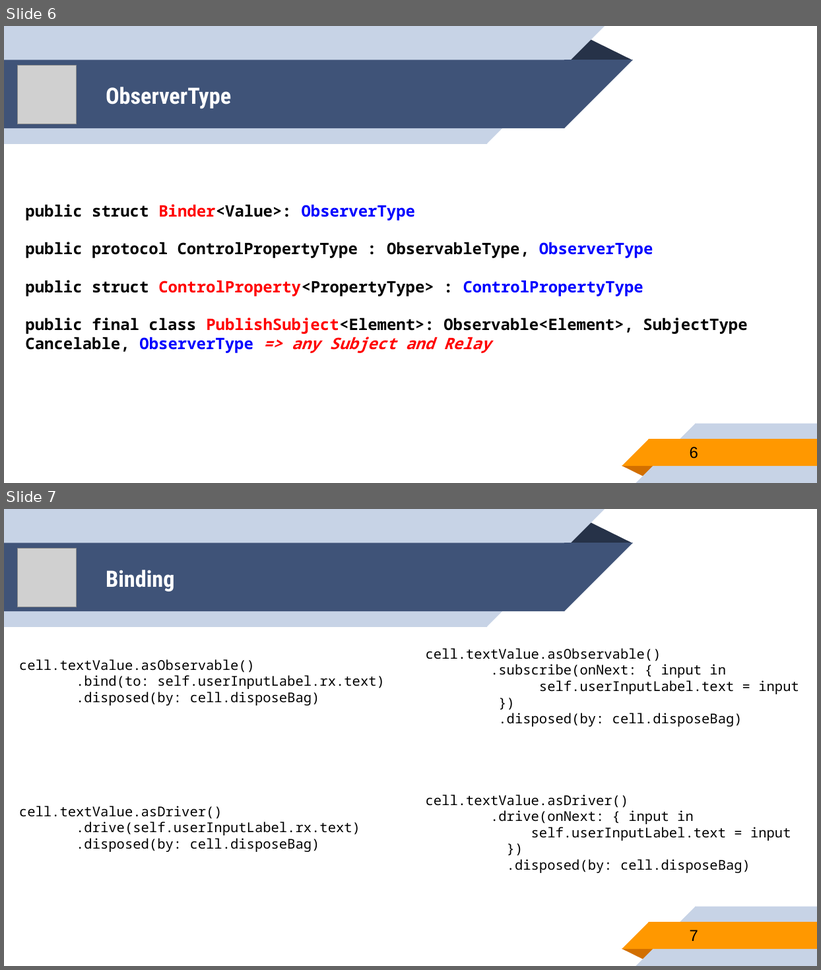
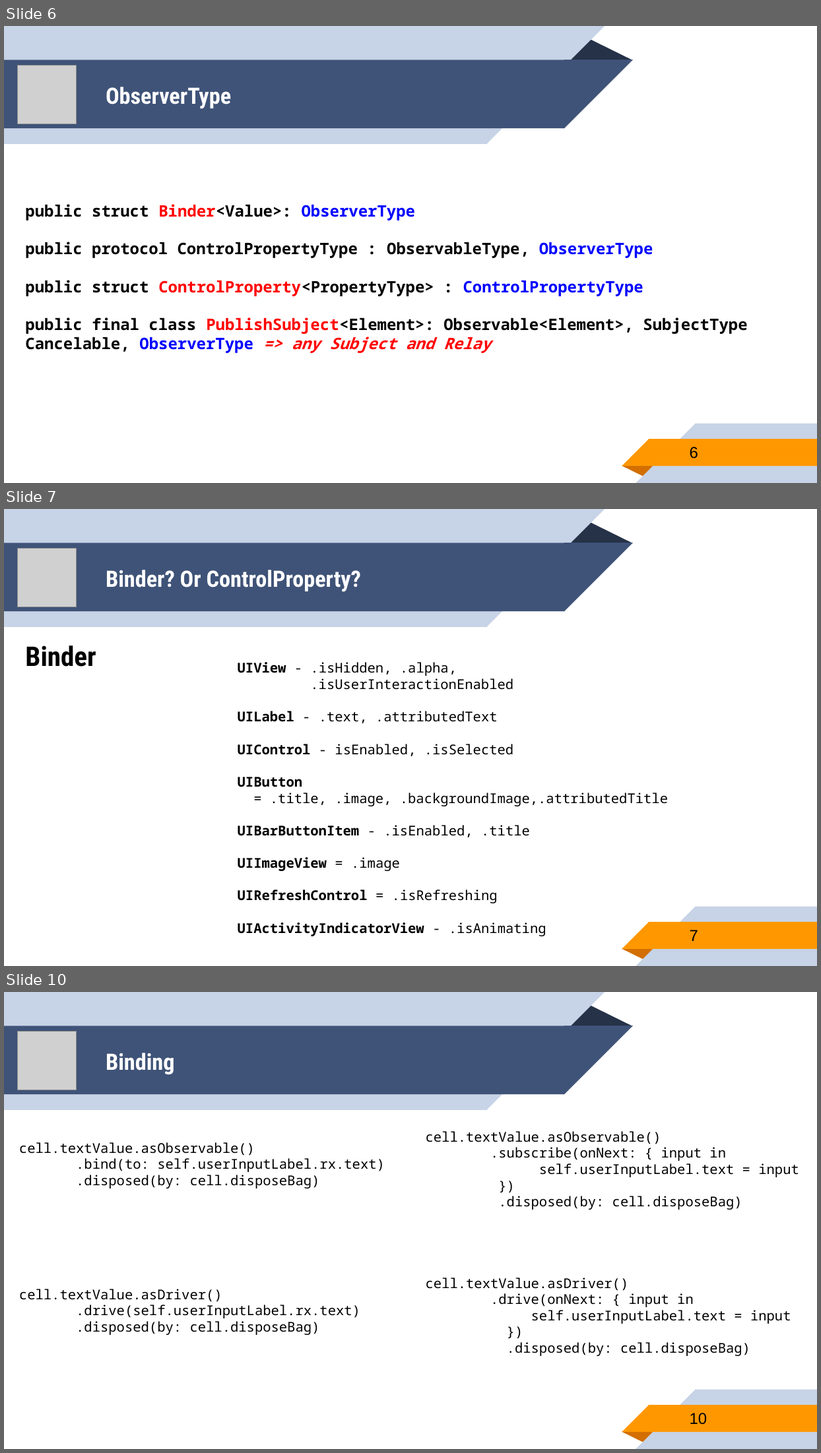
Before and after one commit to younghwankim/RxSwiftClass, a slide deck: AdvancedRxSwift/day4/AdvancedRxSwift4.pptx. Shown one above the other, each under a label of ours: slides 6 and 7 before the commit, slides 6, 7 and 10 after it; the slides between them are not shown. The pictures are 821x970 and 821x1453 pixels, drawn with LibreOffice and Linux fonts; fonts in the diff are those of the drawing; grey boxes stand for pictures. Boxes give left, top, right and bottom in pixels: in the first picture for what was removed or moved away, otherwise in the second. Text is boxed around its words. In the diff, an @@ line names an element or a change of style, - is before the commit and + after.

```diff
--- a/AdvancedRxSwift/day4/AdvancedRxSwift4.pptx
+++ b/AdvancedRxSwift/day4/AdvancedRxSwift4.pptx
@@ slide 7 added at [4,509,817,966], background #FFFFFF; not listed: 10 template elements that a slide beside it also shows @@
@@ picture added at [18,548,77,607] @@
@@ title added at [106,570,361,592], 20 pt, text #FFFFFF, bold @@
+Binder? Or ControlProperty?
@@ text added at [25,646,96,667], 24 pt, text #000000, bold @@
+Binder
@@ text added at [238,662,668,937], 12 pt, text #000000 @@
+UIView - .isHidden, .alpha,
+.isUserInteractionEnabled
+UILabel - .text, .attributedText
+UIControl - isEnabled, .isSelected
+UIButton
+= .title, .image, .backgroundImage,.attributedTitle
+UIBarButtonItem - .isEnabled, .title
+UIImageView = .image
+UIRefreshControl = .isRefreshing
+UIActivityIndicatorView - .isAnimating
@@ page number added at [690,930,698,941], 14 pt, text #000000 @@
+7
@@ what was slide 7 is now slide 10 @@
@@ page number at [690,1413,708,1425]: text changed @@
-7
+10
```
Also in this commit, not shown: 2 other slides added, 1 other file.
